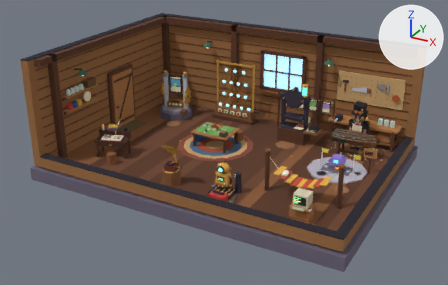
An edit to the glTF model public/models/workshop.glb, drawn before and after from the same camera.
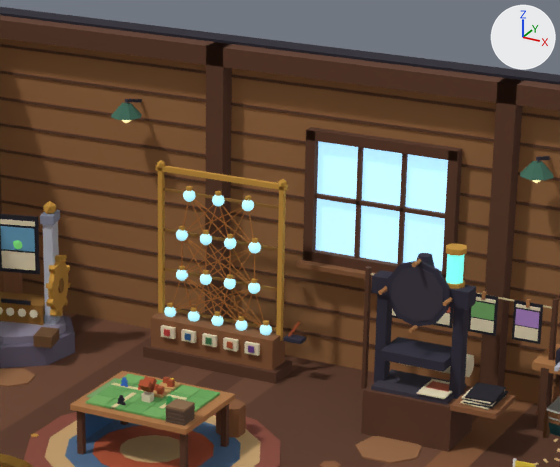
The first picture shows the older version from a 50 mm lens placed at (12.72, -23.86, 12.48), pointed at (-0.03, -0.66, 0.89). The close-ups show the older and then the newer version on the part from 38% to 75% of the width and 4% to 53% of the height of that picture. Only the edits that show in the close-ups are written down. The lights are fixed; the arrows at upper right show +X, +Y and +Z. Where no turn or scale is listed for an object, it has been applied to the vertices.

Names of what the first close-up shows: 'argentum_base', 'carcassonne', 'card', 'drying_line', 'gear', 'network_frame', 'press_frame', 'press_plate', 'press_wheel', 'room', 'window_frame', 'window_glass' and 28 more.
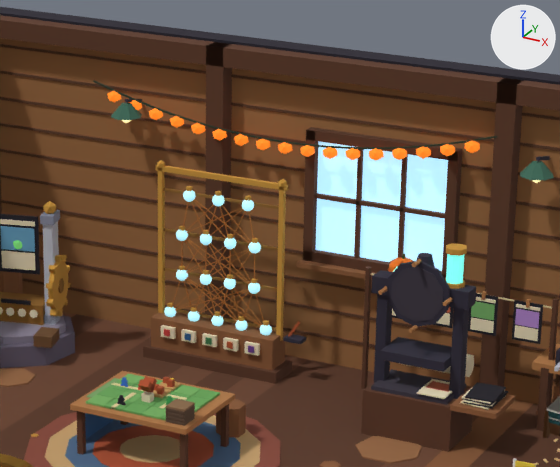
Location of each change, (x1, y1, x2, y2) in pixels of the close-ups (560 x 467 px):
'pumpkin_lights_wire', added: after (93, 80, 497, 149)
'led_jack.001', added: after (388, 254, 413, 272)
'pumpkin_lights_16.001', added: after (465, 140, 480, 153)
'pumpkin_lights_15.001', added: after (440, 143, 455, 156)
'pumpkin_lights_14.001', added: after (416, 146, 431, 159)
'pumpkin_lights_13.001', added: after (392, 147, 407, 160)
'pumpkin_lights_12.001', added: after (369, 148, 384, 160)
'pumpkin_lights_9.001', added: after (300, 144, 315, 157)
'pumpkin_lights_11.001', added: after (346, 148, 360, 160)
'pumpkin_lights_10.001', added: after (323, 146, 337, 159)
'pumpkin_lights_7.001', added: after (256, 138, 270, 150)
'pumpkin_lights_8.001', added: after (278, 142, 292, 154)
'pumpkin_lights_5.001', added: after (213, 128, 227, 141)
'pumpkin_lights_6.001', added: after (234, 134, 249, 146)
'pumpkin_lights_2.001', added: after (149, 108, 163, 120)
'pumpkin_lights_4.001', added: after (191, 122, 205, 134)
'pumpkin_lights_3.001', added: after (170, 115, 184, 127)
'pumpkin_lights_0.001', added: after (107, 90, 122, 103)
'pumpkin_lights_1.001', added: after (129, 99, 142, 110)

Edits to the bpy script that builds the scene:
```text
Add ob_pumpkin_lights_wire:
    ob_pumpkin_lights_wire = bpy.data.objects.new('pumpkin_lights_wire', me_pumpkin_lights_wire)  # 144 vertices, 216 faces; spans x -4.6..2.3, y 4.69..4.71, z 3.64..4.21; in mat_c_2a3a2a (dark green #2a3a2a)
    ob_pumpkin_lights_wire.location = (0.0, 0.0, 0.0)
Add ob_pumpkin_lights_9_001:
    ob_pumpkin_lights_9_001 = bpy.data.objects.new('pumpkin_lights_9.001', me_pumpkin_lights_9)  # a box spanning x -0.015..0.015, y -0.015..0.015, z 0.04..0.1, material slot 0; an icosphere of 20 faces spanning x -0.116..0.116, y -0.11..0.11, z -0.101..0.101, material slot 1; in mat_c_2a3a2a (dark green #2a3a2a), mat_glow_e8741c (orange #e8741c, glowing orange #e8741c)
    ob_pumpkin_lights_9_001.location = (-0.77, 4.7, 3.57)
Add ob_pumpkin_lights_8_001:
    ob_pumpkin_lights_8_001 = bpy.data.objects.new('pumpkin_lights_8.001', me_pumpkin_lights_9.copy())
    ob_pumpkin_lights_8_001.location = (-1.15, 4.7, 3.56)
Add ob_pumpkin_lights_7_001:
    ob_pumpkin_lights_7_001 = bpy.data.objects.new('pumpkin_lights_7.001', me_pumpkin_lights_9.copy())
    ob_pumpkin_lights_7_001.location = (-1.53, 4.7, 3.57)
Add ob_pumpkin_lights_6_001:
    ob_pumpkin_lights_6_001 = bpy.data.objects.new('pumpkin_lights_6.001', me_pumpkin_lights_9.copy())
    ob_pumpkin_lights_6_001.location = (-1.92, 4.7, 3.59)
Add ob_pumpkin_lights_5_001:
    ob_pumpkin_lights_5_001 = bpy.data.objects.new('pumpkin_lights_5.001', me_pumpkin_lights_9.copy())
    ob_pumpkin_lights_5_001.location = (-2.3, 4.7, 3.62)
Add ob_pumpkin_lights_4_001:
    ob_pumpkin_lights_4_001 = bpy.data.objects.new('pumpkin_lights_4.001', me_pumpkin_lights_9.copy())
    ob_pumpkin_lights_4_001.location = (-2.68, 4.7, 3.67)
Add ob_pumpkin_lights_3_001:
    ob_pumpkin_lights_3_001 = bpy.data.objects.new('pumpkin_lights_3.001', me_pumpkin_lights_9.copy())
    ob_pumpkin_lights_3_001.location = (-3.07, 4.7, 3.73)
Add ob_pumpkin_lights_2_001:
    ob_pumpkin_lights_2_001 = bpy.data.objects.new('pumpkin_lights_2.001', me_pumpkin_lights_9.copy())
    ob_pumpkin_lights_2_001.location = (-3.45, 4.7, 3.8)
Add ob_pumpkin_lights_16_001:
    ob_pumpkin_lights_16_001 = bpy.data.objects.new('pumpkin_lights_16.001', me_pumpkin_lights_9.copy())
    ob_pumpkin_lights_16_001.location = (1.92, 4.7, 3.99)
Add ob_pumpkin_lights_15_001:
    ob_pumpkin_lights_15_001 = bpy.data.objects.new('pumpkin_lights_15.001', me_pumpkin_lights_9.copy())
    ob_pumpkin_lights_15_001.location = (1.53, 4.7, 3.89)
Add ob_pumpkin_lights_14_001:
    ob_pumpkin_lights_14_001 = bpy.data.objects.new('pumpkin_lights_14.001', me_pumpkin_lights_9.copy())
    ob_pumpkin_lights_14_001.location = (1.15, 4.7, 3.8)
Add ob_pumpkin_lights_13_001:
    ob_pumpkin_lights_13_001 = bpy.data.objects.new('pumpkin_lights_13.001', me_pumpkin_lights_9.copy())
    ob_pumpkin_lights_13_001.location = (0.77, 4.7, 3.73)
Add ob_pumpkin_lights_12_001:
    ob_pumpkin_lights_12_001 = bpy.data.objects.new('pumpkin_lights_12.001', me_pumpkin_lights_9.copy())
    ob_pumpkin_lights_12_001.location = (0.38, 4.7, 3.67)
Add ob_pumpkin_lights_11_001:
    ob_pumpkin_lights_11_001 = bpy.data.objects.new('pumpkin_lights_11.001', me_pumpkin_lights_9.copy())
    ob_pumpkin_lights_11_001.location = (0.0, 4.7, 3.62)
Add ob_pumpkin_lights_10_001:
    ob_pumpkin_lights_10_001 = bpy.data.objects.new('pumpkin_lights_10.001', me_pumpkin_lights_9.copy())
    ob_pumpkin_lights_10_001.location = (-0.38, 4.7, 3.59)
Add ob_pumpkin_lights_1_001:
    ob_pumpkin_lights_1_001 = bpy.data.objects.new('pumpkin_lights_1.001', me_pumpkin_lights_9.copy())
    ob_pumpkin_lights_1_001.location = (-3.83, 4.7, 3.89)
Add ob_pumpkin_lights_0_001:
    ob_pumpkin_lights_0_001 = bpy.data.objects.new('pumpkin_lights_0.001', me_pumpkin_lights_9.copy())
    ob_pumpkin_lights_0_001.location = (-4.22, 4.7, 3.99)
Add ob_led_jack_001:
    ob_led_jack_001 = bpy.data.objects.new('led_jack.001', me_led_jack)  # 162 vertices, 276 faces; spans x -0.232..0.254, y -0.306..0.234, z 0.0..0.427; in mat_c_b8520f (orange #b8520f), mat_c_e8741c (orange #e8741c), mat_c_4d5a2a (dark green #4d5a2a), mat_glow_8ff0e0 (cyan #8ff0e0, glowing cyan #8ff0e0)
    ob_led_jack_001.location = (0.9, 4.7, 1.74)
```
